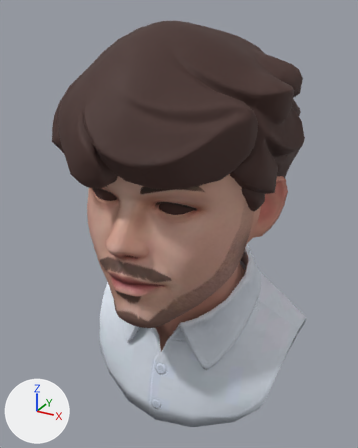
Renders of the glTF model public/head/head2.glb from each side of a commit.
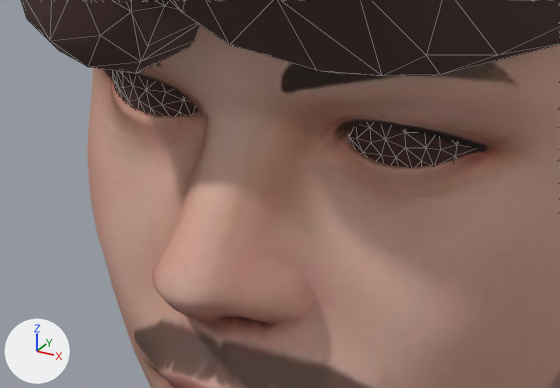
The first picture shows the older version from a 50 mm lens placed at (0.207, -0.376, 0.785), pointed at (-0.006, 0.012, 0.592). The close-ups show both versions on the part from 18% to 61% of the width and 38% to 61% of the height of that picture; other places that the commit changed are outside them. Lighting does not change. The marker at lower left points along +X, +Y and +Z. The close-ups show mesh edges as thin lines. Where no turn or scale is listed for an object, it has been applied to the vertices.

Names of what the first close-up shows: 'EyeLeft', 'EyeRight', 'Wolf3D_Hair', 'Wolf3D_Head'.
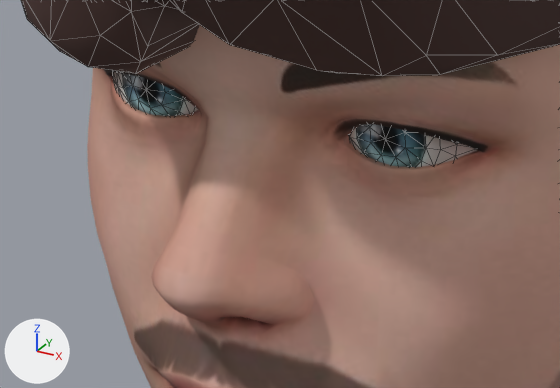
Where the change shows, as pixel boxes [x1, y1, x2, y2] in the close-ups (560 x 388 px):
'EyeLeft', surface changed
    both: [349, 124, 477, 167]
'EyeRight', surface changed
    both: [112, 72, 198, 116]

The edits, one by one:
Picture 'baseColor' (img_basecolor) is new.
Material 'Wolf3D_Eye' (mat_wolf3d_eye) changes its picture from img_basecolor_jpg to img_basecolor.
